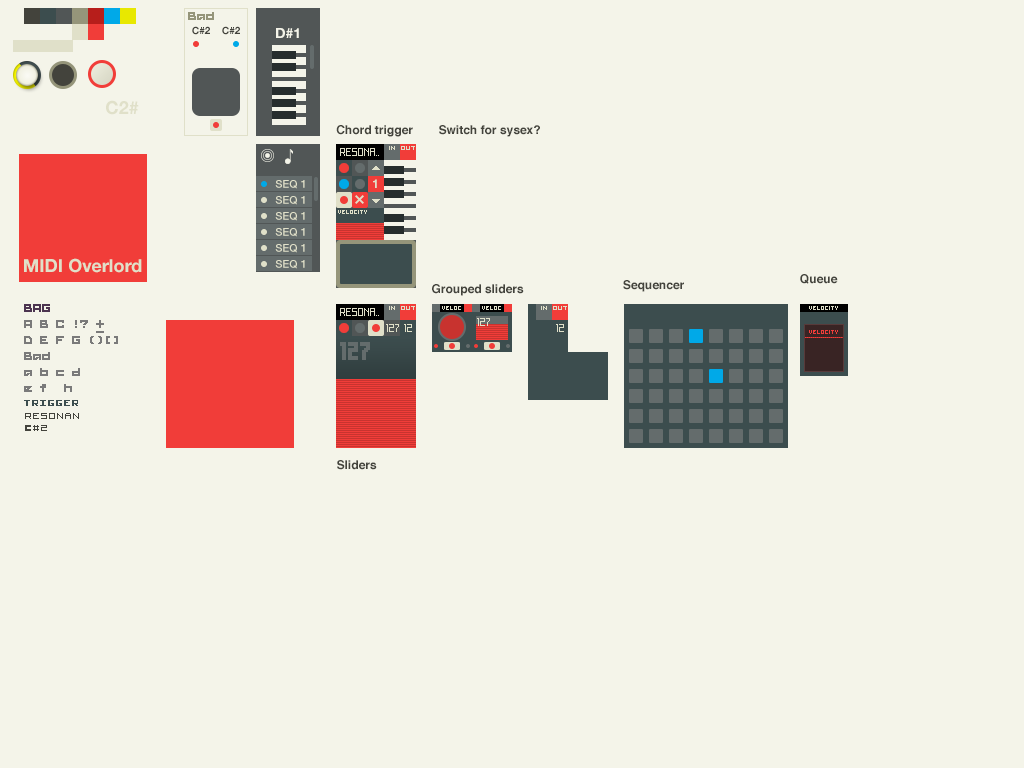
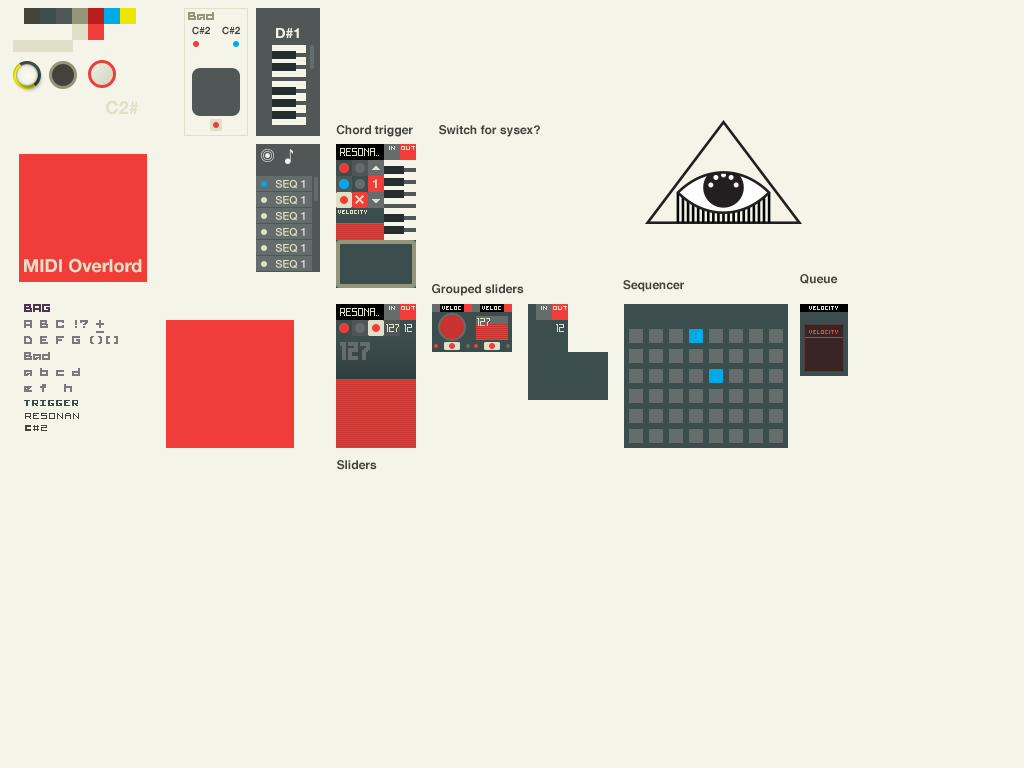
Revision of a layered 1024 × 768 image; what changed, layer by layer:
added layer "Vector Smart Object" (1st of 2) above "Pad module copy" over [645, 120, 802, 224]
